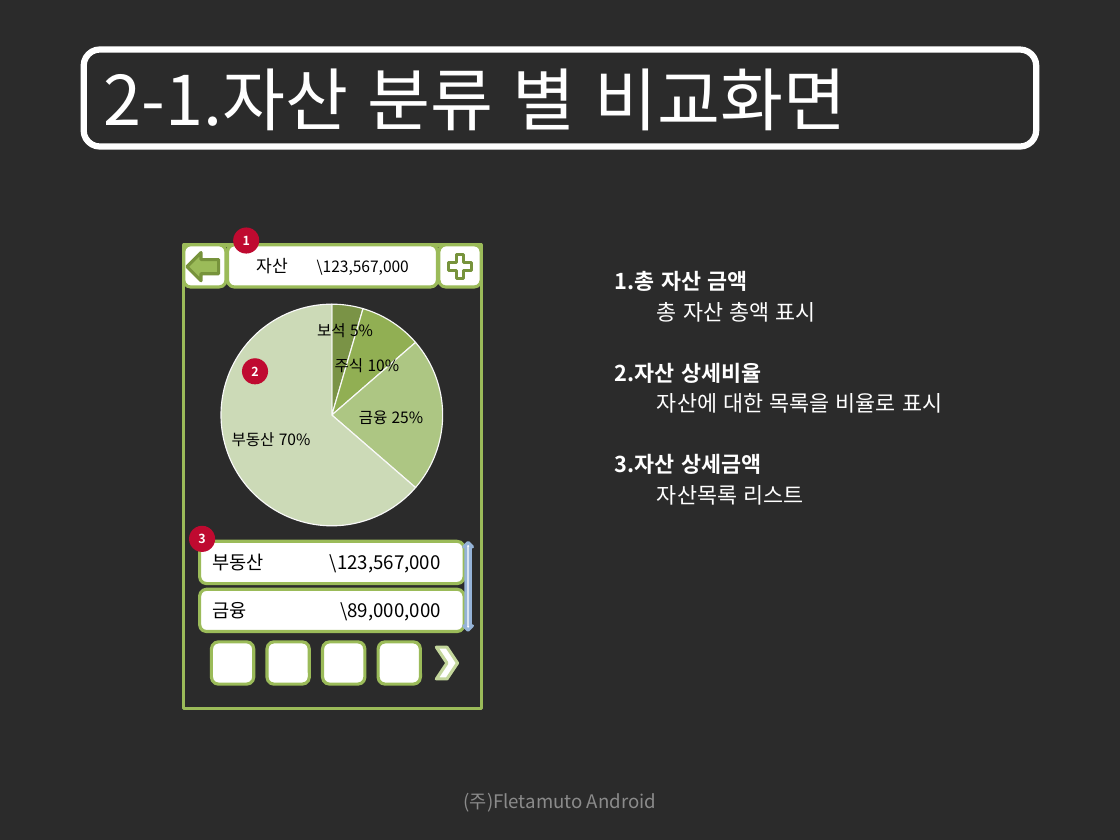
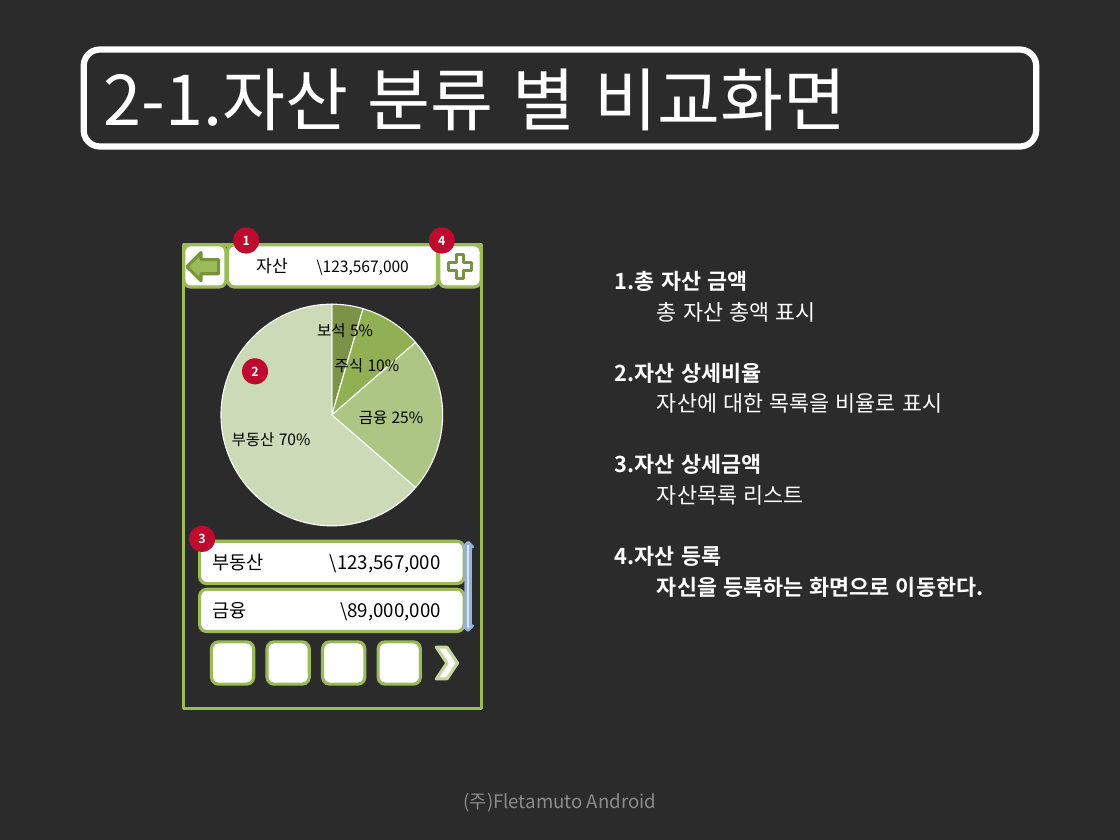
Before and after one commit to limjunghoon/fmfinance, a slide deck: slide 23 of trunk/DOC/GUI/재테크를 위한 어플리케이션 GUI_100906_V1.1.pptx (slide 21 before the commit). Drawn at 1120x840 pixels with LibreOffice and Linux fonts; fonts in the diff are those of the drawing; background and template pictures are left out; a plain dark background stands for a picture behind light text. Boxes give left, top, right and bottom in pixels: in the first picture for what was removed or moved away, otherwise in the second. Text is boxed around its words. In the diff, an @@ line names an element or a change of style, - is before the commit and + after.

```diff
--- a/trunk/DOC/GUI/재테크를 위한 어플리케이션 GUI_100906_V1.1.pptx
+++ b/trunk/DOC/GUI/재테크를 위한 어플리케이션 GUI_100906_V1.1.pptx
@@ ellipse added at box(429, 227, 455, 253), fill #BF0A30, 8 pt, text #FFFFFF, bold @@
+4
@@ text at box(615, 545, 984, 597): paragraphs added @@
+4.자산 등록
+자신을 등록하는 화면으로 이동한다.
```
Also in this commit, not shown: 23 other slides changed, 4 slides added, 6 slides removed.
